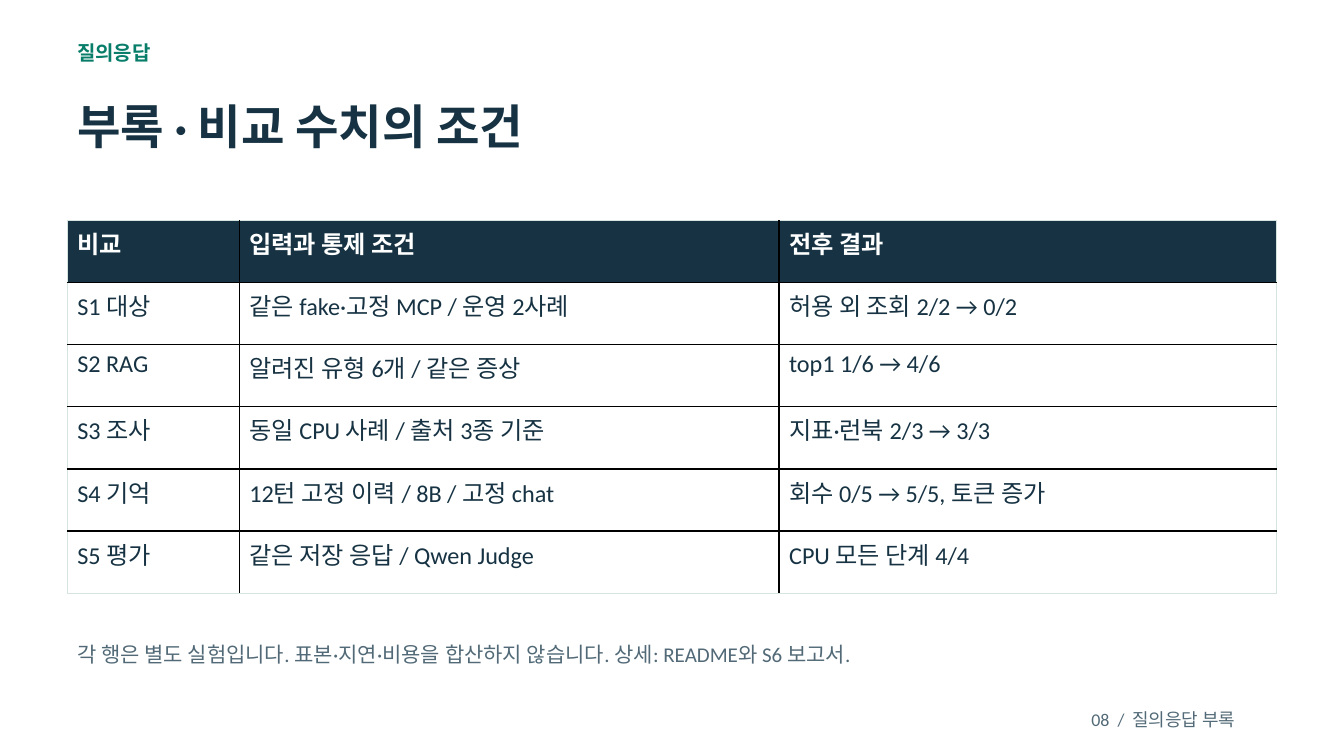
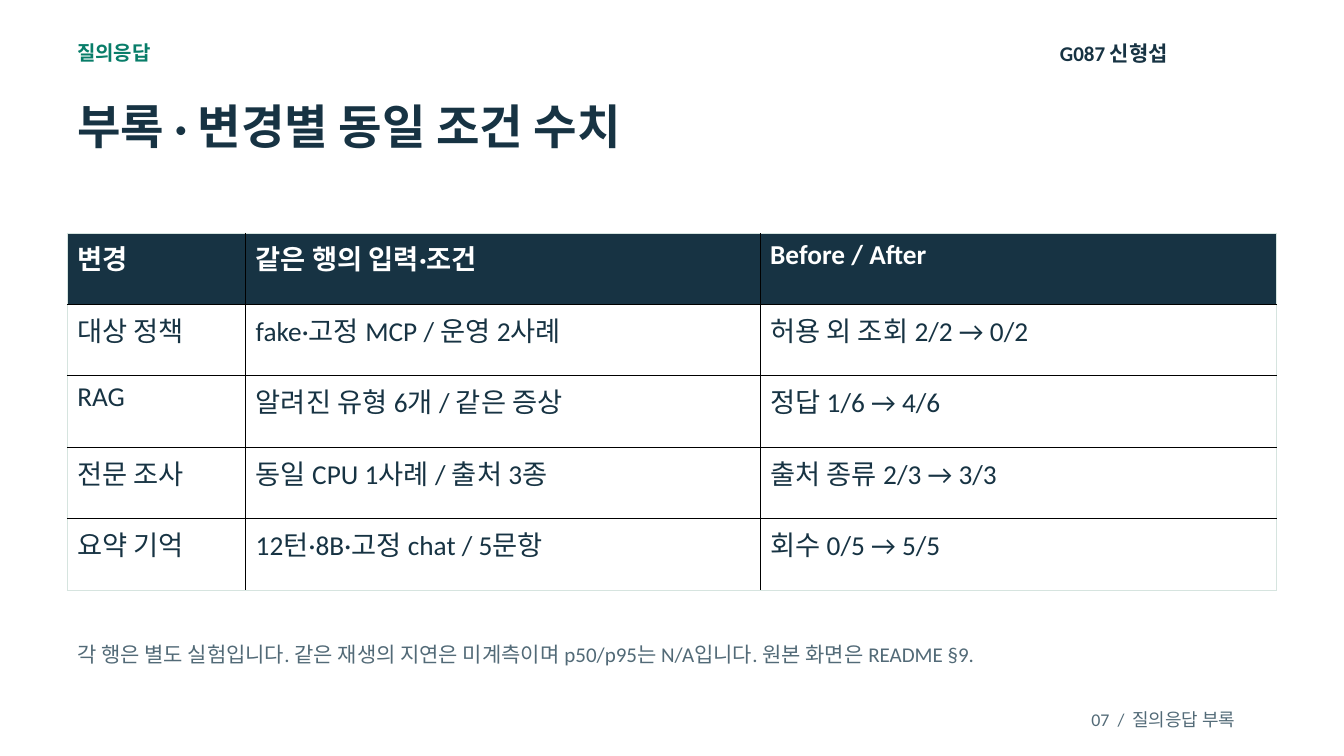
Before and after one commit to shsgrnd/skala_mini_3_G087_shs, a slide deck: slide 7 of doc/ppt/G087_신형섭_1차발표.pptx (slide 8 before the commit). Drawn at 1344x756 pixels with LibreOffice and Linux fonts; fonts in the diff are those of the drawing. Boxes give left, top, right and bottom in pixels: in the first picture for what was removed or moved away, otherwise in the second. Text is boxed around its words. In the diff, an @@ line names an element or a change of style, - is before the commit and + after.

Commit message:
docs: readme ..etc updated

```diff
--- a/doc/ppt/G087_신형섭_1차발표.pptx
+++ b/doc/ppt/G087_신형섭_1차발표.pptx
@@ text added at (1060, 43, 1168, 63), 15 pt, text #173343, bold @@
+G087 신형섭
@@ text at (77, 104, 621, 149): text changed @@
-부록 · 비교 수치의 조건
+부록 · 변경별 동일 조건 수치
@@ table at (68, 233, 1276, 590) @@
-row 1: 비교 | 입력과 통제 조건 | 전후 결과
-row 2: S1 대상 | 같은 fake·고정 MCP / 운영 2사례 | 허용 외 조회 2/2 → 0/2
-row 3: S2 RAG | 알려진 유형 6개 / 같은 증상 | top1 1/6 → 4/6
-row 4: S3 조사 | 동일 CPU 사례 / 출처 3종 기준 | 지표·런북 2/3 → 3/3
-row 5: S4 기억 | 12턴 고정 이력 / 8B / 고정 chat | 회수 0/5 → 5/5, 토큰 증가
-row 6: S5 평가 | 같은 저장 응답 / Qwen Judge | CPU 모든 단계 4/4
+row 1: 변경 | 같은 행의 입력·조건 | Before / After
+row 2: 대상 정책 | fake·고정 MCP / 운영 2사례 | 허용 외 조회 2/2 → 0/2
+row 3: RAG | 알려진 유형 6개 / 같은 증상 | 정답 1/6 → 4/6
+row 4: 전문 조사 | 동일 CPU 1사례 / 출처 3종 | 출처 종류 2/3 → 3/3
+row 5: 요약 기억 | 12턴·8B·고정 chat / 5문항 | 회수 0/5 → 5/5
@@ table: place and size @@
-table at (68, 221, 1277, 594)
+table at (68, 233, 1276, 590)
@@ text at (77, 644, 974, 666): text changed @@
-각 행은 별도 실험입니다. 표본·지연·비용을 합산하지 않습니다. 상세: README와 S6 보고서.
+각 행은 별도 실험입니다. 같은 재생의 지연은 미계측이며 p50/p95는 N/A입니다. 원본 화면은 README §9.
@@ text at (1091, 711, 1235, 728): text changed @@
-08 / 질의응답 부록
+07 / 질의응답 부록
```
Also in this commit, not shown: 1 other slide changed, 7 slides added, 7 slides removed, 1 other file.
